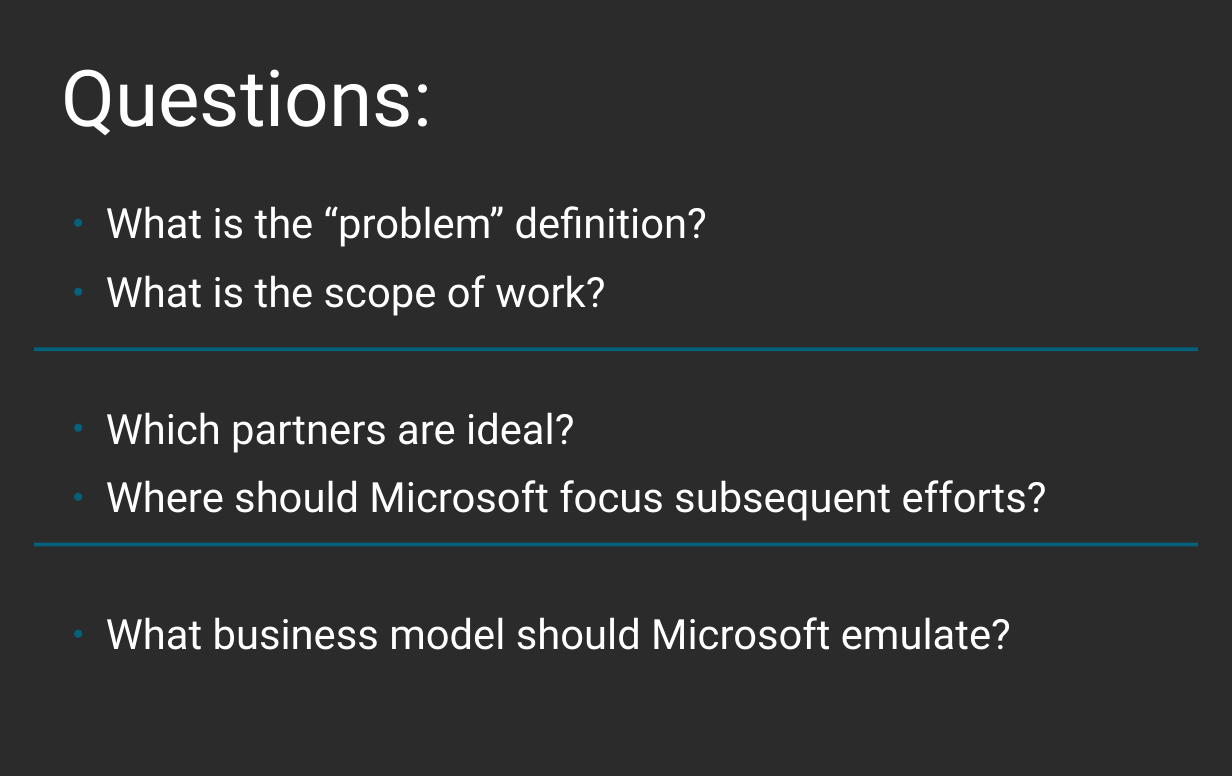
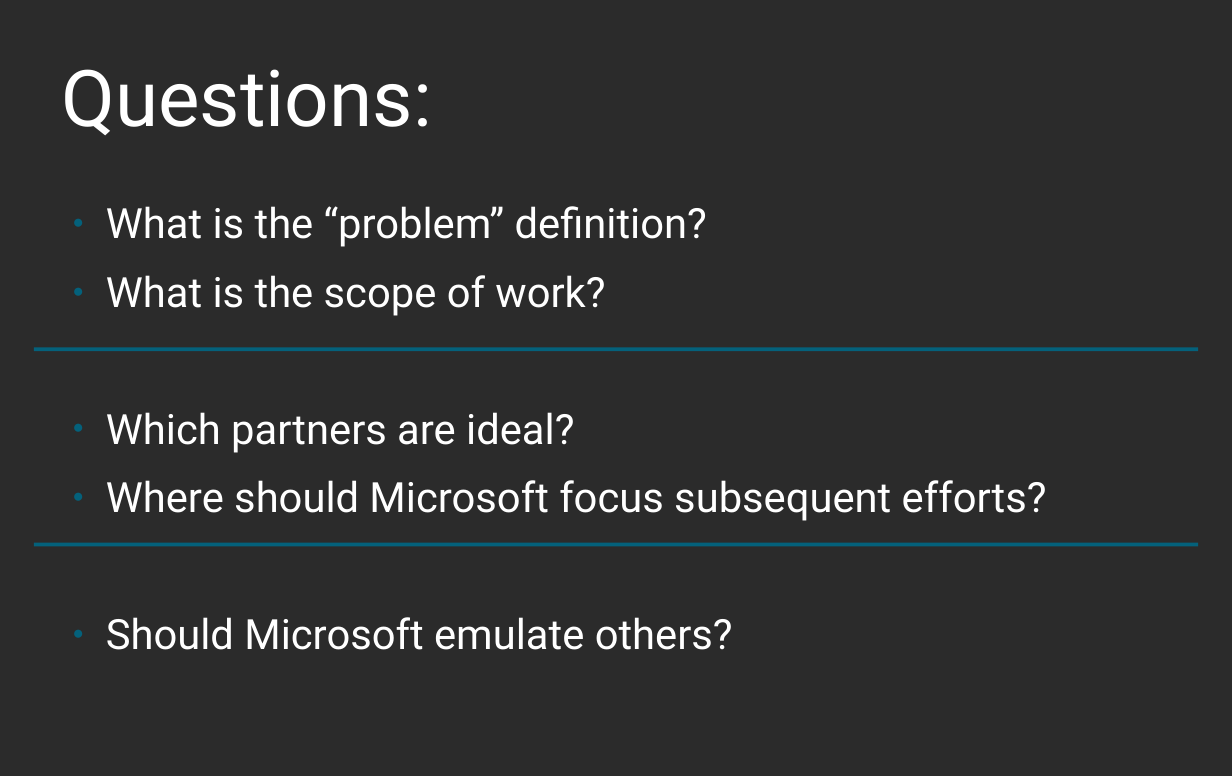
Before and after one commit to khayes847/mod-1-project, a slide deck: slide 2 of Presentation_Working_File.odp. Drawn at 1232x776 pixels with LibreOffice and Linux fonts; fonts in the diff are those of the drawing; background and template pictures are left out; a plain dark background stands for a picture behind light text. Boxes give left, top, right and bottom in pixels: in the first picture for what was removed or moved away, otherwise in the second. Text is boxed around its words. In the diff, an @@ line names an element or a change of style, - is before the commit and + after.

```diff
--- a/Presentation_Working_File.odp
+++ b/Presentation_Working_File.odp
@@ text at box(106, 617, 733, 650): text changed @@
-● What business model should Microsoft emulate?
+● Should Microsoft emulate others?
```
Also in this commit, not shown: 1 other slide changed, 1 other file.
